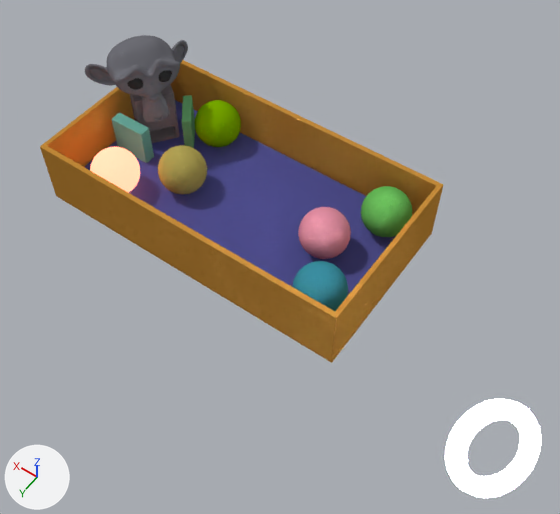
A saved change to the Blender file assets_for_vulkan/for_new_static_baked_scene/blends/scene_with_spheres_and_ball.blend.
Both versions are drawn from a 50 mm camera at (-8.29, 9.9, 14.39) aimed at (-2.81, 2.22, 2.32). The lights are fixed; the arrows at lower left show +X, +Y and +Z.

The first picture shows 'box', 'cube1', 'cube2', 'cube3', 'floor', 'light', 'monkey', 's1', 's2', 's3', 's4', 's5', 's6'.
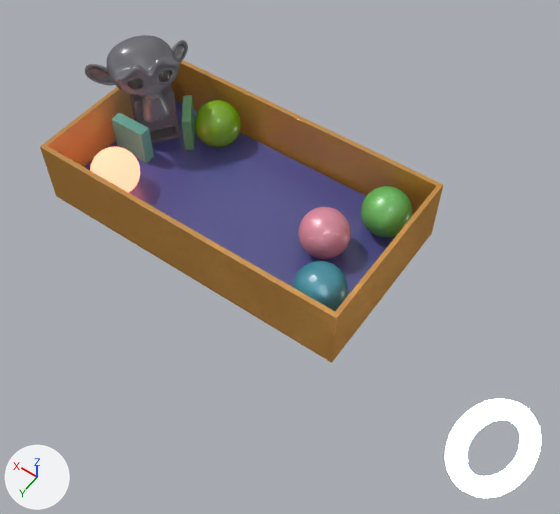
The change, as a diff of the scene's bpy script:
```diff
--- a/assets_for_vulkan/for_new_static_baked_scene/blends/scene_with_spheres_and_ball.blend.py
+++ b/assets_for_vulkan/for_new_static_baked_scene/blends/scene_with_spheres_and_ball.blend.py
@@ mat_all_mat @@
 n1 = _N.new('ShaderNodeBsdfDiffuse'); n1.name = 'Diffuse BSDF'
 n0 = _N.new('ShaderNodeOutputMaterial'); n0.name = 'Material Output'
 n2.image = img_all_diffuse_c
-_L.new(n1.outputs[0], n0.inputs[0])  # 'BSDF' to 'Surface'
+n3 = _N.new('ShaderNodeBsdfAnisotropic'); n3.name = 'Glossy BSDF'
+n3.distribution = 'GGX'
+n3.inputs[1].default_value = 0.316  # 'Roughness'
+n4 = _N.new('ShaderNodeMixShader'); n4.name = 'Mix Shader'
+n4.inputs[0].default_value = 0.1  # 'Factor'
 _L.new(n2.outputs[0], n1.inputs[0])  # 'Color' to 'Color'
+_L.new(n1.outputs[0], n4.inputs[1])  # 'BSDF' to 'Shader'
+_L.new(n4.outputs[0], n0.inputs[0])  # 'Shader' to 'Surface'
+_L.new(n3.outputs[0], n4.inputs[2])  # 'BSDF' to 'Shader'
@@ ob_s2 @@
 _m = ob_s2.modifiers.new('Subsurf', 'SUBSURF')
 _m.levels = 2
+ob_s2.hide_viewport = True
```

Where the change shows, as pixel boxes [x1, y1, x2, y2] in the pictures (560 x 514 px):
'box', surface changed
    both: [40, 60, 443, 358]
'floor', surface changed
    both: [84, 111, 397, 296]
'monkey', surface changed
    both: [86, 40, 188, 122]
's6', surface changed
    both: [361, 186, 412, 237]
's2', hidden (yellow)
    before: [158, 145, 207, 194]
's1', surface changed
    both: [293, 261, 348, 311]
's3', surface changed
    both: [195, 100, 241, 147]
